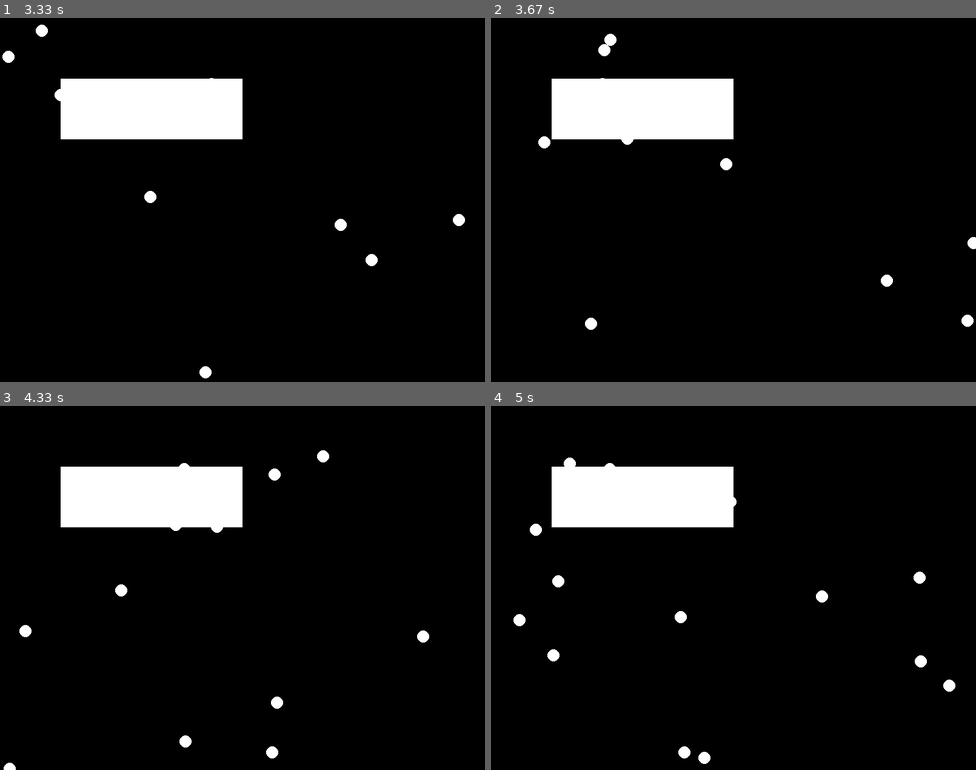
Above: before the commit, frames 1-4 (two rows, left to right).
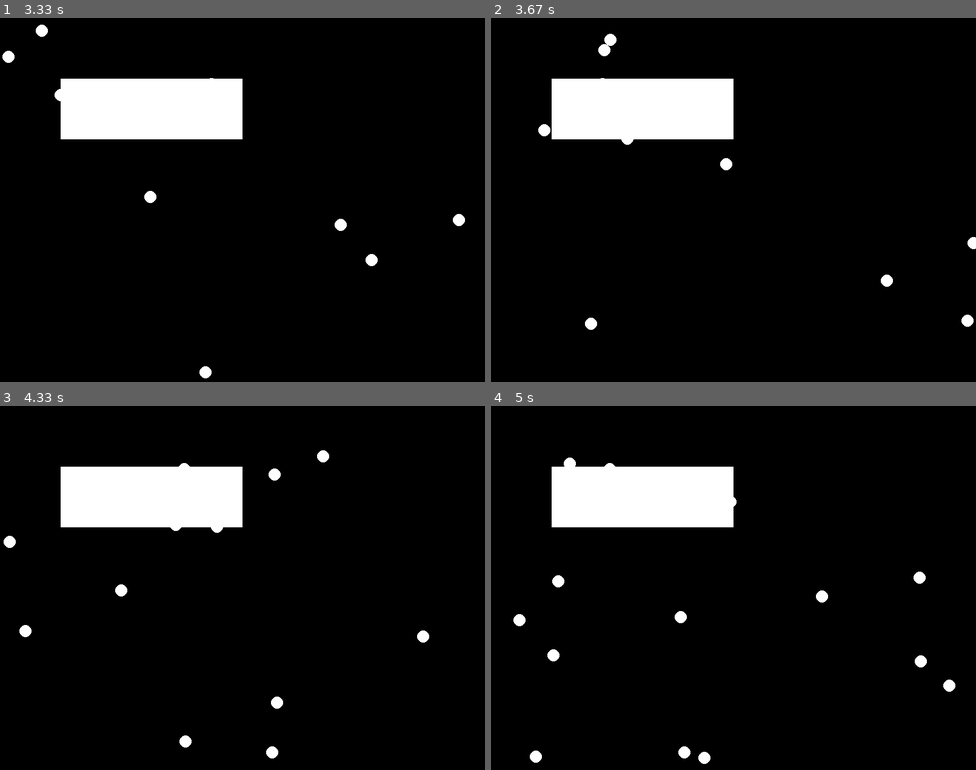
Above: after the commit, the same moments.

Repository: GoldmanYT/yandex_lyceum
Game: pygame game, started from balls and rects.py
Same seed, same stepped clock (60 frames per second), same inputs: the game is played once before the commit and once after it.
Inputs (mouse positions are in pixels of both pictures, inside the frame that each line leads up to):
- Up to frame 1 (3.33 s): click (397, 189) at 0.38 s; click (242, 221) at 0.72 s; click (92, 145) at 1.05 s; click (421, 327) at 1.38 s; click (252, 76) at 1.72 s; click (218, 294) at 2.05 s; click (227, 138) at 2.38 s; click (164, 79) at 2.72 s; click (368, 167) at 3.05 s
- Up to frame 2 (3.67 s): click (883, 192) at 3.38 s
- Up to frame 3 (4.33 s): click (344, 522) at 3.72 s; click (97, 464) at 4.05 s
- Up to frame 4 (5 s): click (752, 573) at 4.38 s; click (592, 566) at 4.72 s

Frame 1 is identical in both runs. In frame 2, 0.1% of the frame differs, in the area x 9-13%, y 29-36%; in frame 3, 0.1%; in frame 4, 0.1%.

Commit message:
Фильмотека 1.0

Diff:
--- a/balls and rects.py
+++ b/balls and rects.py
@@ -35,14 +35,13 @@
                         (rect.right, self.y + (self.r ** 2 - (self.x - rect.right) ** 2) ** 0.5)]
             ver = [(x, y) for x, y in ver if rect.top <= y <= rect.bottom]
             points = hor + ver
-            if points:
-                if len(points) == 1:
-                    phi = 2 * pi
-                else:
-                    (x1, y1), (x2, y2) = points[:2]
-                    phi = atan2(y2 - y1, x2 - x1)
+            if points and len(points) >= 2:
+                (x1, y1), (x2, y2) = points[:2]
+                phi = atan2(y2 - y1, x2 - x1)
+                h1 = (phi - pi / 2) % (2 * pi)
+                h2 = (phi + pi / 2) % (2 * pi)
                 self.a = 2 * phi - self.a
-        self.a %= 2 * pi
+                self.a %= 2 * pi
 
     def draw(self):
         pg.draw.circle(screen, 'white', (self.x, self.y), self.r)
@@ -61,10 +60,10 @@
         ball.draw()
 
 
-rects.append(pg.Rect(0, 0, W, 0))
-rects.append(pg.Rect(0, H, W, 0))
-rects.append(pg.Rect(0, 0, 0, H))
-rects.append(pg.Rect(W, 0, 0, H))
+rects.append(pg.Rect(-10, -10, W + 10, 10))
+rects.append(pg.Rect(W, -10, 10, H + 10))
+rects.append(pg.Rect(0, H, W + 10, 10))
+rects.append(pg.Rect(-10, 0, 10, H))
 rects.append(pg.Rect(100, 100, 300, 100))
 run = True
 screen = pg.display.set_mode((W, H))
--- a/main2.py
+++ b/main2.py
@@ -2,7 +2,7 @@
 import sys
 
 from PyQt5 import uic
-from PyQt5.QtWidgets import QApplication, QMainWindow, QTableWidgetItem
+from PyQt5.QtWidgets import QApplication, QMainWindow, QTableWidgetItem, QWidget
 
 
 class MyWidget(QMainWindow):
@@ -10,34 +10,63 @@
         super().__init__()
         uic.loadUi('UI.ui', self)
         self.con = sqlite3.connect('films_db.sqlite')
-        self.btn_find.clicked.connect(self.display_result)
-        self.btn_change.clicked.connect(self.save_results)
-        self.modified = {}
+        self.genres = self.get_genres()
+        self.display_result()
+        self.btn_add.clicked.connect(self.open_dialog)
+        self.dialog = None
+
+    def get_genres(self):
+        cur = self.con.cursor()
+        return dict(cur.execute('''SELECT id, title FROM genres''').fetchall())
+
+    def open_dialog(self):
+        cur = self.con.cursor()
+        genres = [i[0] for i in cur.execute('''SELECT title FROM genres''').fetchall()]
+        self.dialog = Dialog(genres, self.con, self)
+        self.dialog.show()
 
     def display_result(self):
         cur = self.con.cursor()
-        item_id = self.mask.toPlainText()
-        result = cur.execute(f"SELECT * FROM films WHERE {item_id}").fetchall()
+        result = cur.execute(f"SELECT * FROM films").fetchall()
         self.table.setRowCount(len(result))
         if not result:
             return
         self.table.setColumnCount(len(result[0]))
-        for i, elem in enumerate(result):
-            self.modified['title'] = elem[1][::-1]
-            self.modified['year'] = str(int(elem[2]) + 1000)
-            self.modified['duration'] = str(int(elem[4]) * 2)
+        for i, elem in enumerate(result[::-1]):
             for j, val in enumerate(elem):
-                self.table.setItem(i, j, QTableWidgetItem(str(val)))
+                self.table.setItem(i, j, QTableWidgetItem(self.genres.get(val) if j == 3 else str(val)))
 
-    def save_results(self):
+
+class Dialog(QWidget):
+    def __init__(self, genres, con, main_window):
+        super().__init__()
+        uic.loadUi('dialog.ui', self)
+        for genre in genres:
+            self.cb_genre.addItem(genre)
+        self.con = con
+        self.btn_add.clicked.connect(self.add)
+        self.main_window = main_window
+
+    def add(self):
+        title = self.le_title.text()
+        year = self.le_year.text()
+        genre = self.cb_genre.currentText()
+        duration = self.le_duration.text()
+        if not year.isdigit() or not duration.isdigit():
+            self.lb_error.setText('Неверно заполнена форма')
+            return
+        year = int(year)
+        if year > 2022:
+            self.lb_error.setText('Неверно заполнена форма')
+            return
         cur = self.con.cursor()
-        item_id = self.mask.toPlainText()
-        que = "UPDATE films SET\n"
-        que += ", ".join([f"{key}='{self.modified.get(key)}'"
-                          for key in self.modified.keys()])
-        que += f"WHERE {item_id}"
-        cur.execute(que)
+        genre_id = cur.execute(f'''SELECT id FROM genres
+                                   WHERE title = "{genre}"''').fetchall()[0][0]
+        cur.execute(f'''INSERT INTO films(title, year, genre, duration)
+                        VALUES("{title}", {year}, {genre_id}, {duration})''')
         self.con.commit()
+        self.main_window.display_result()
+        self.close()
 
 
 def except_hook(cls, exception, traceback):
Binary file changed: films_db.sqlite
Not shown, changed: UI.ui
Not shown, added: dialog.ui
